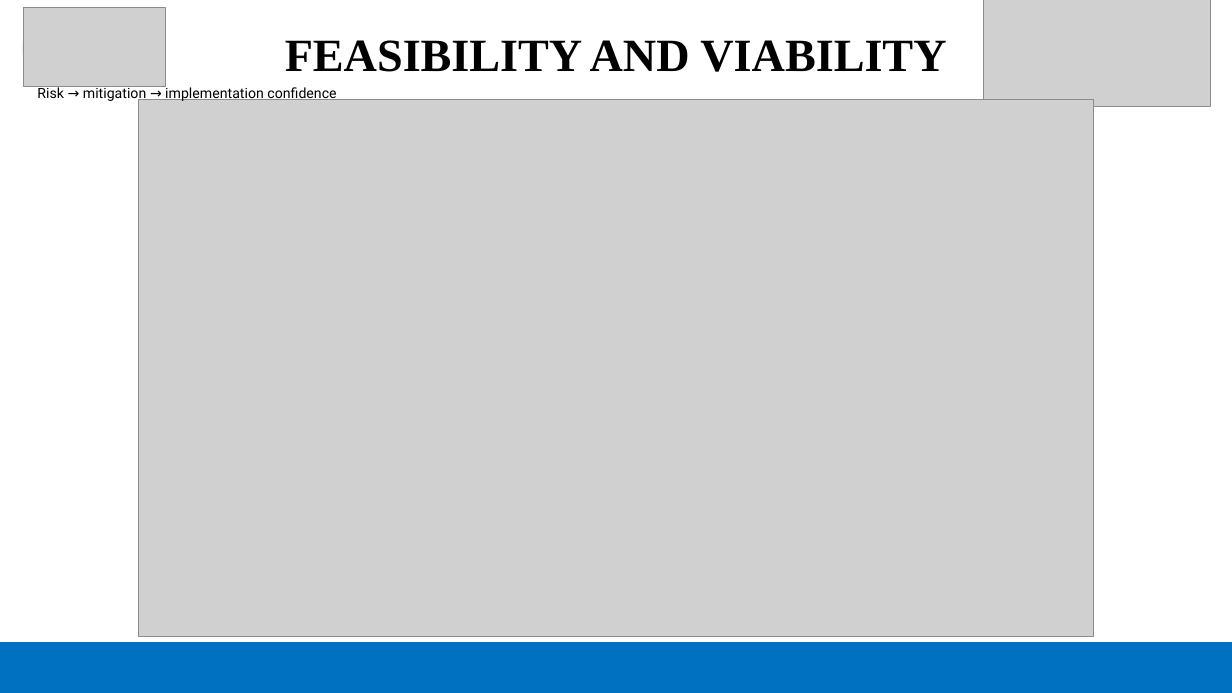
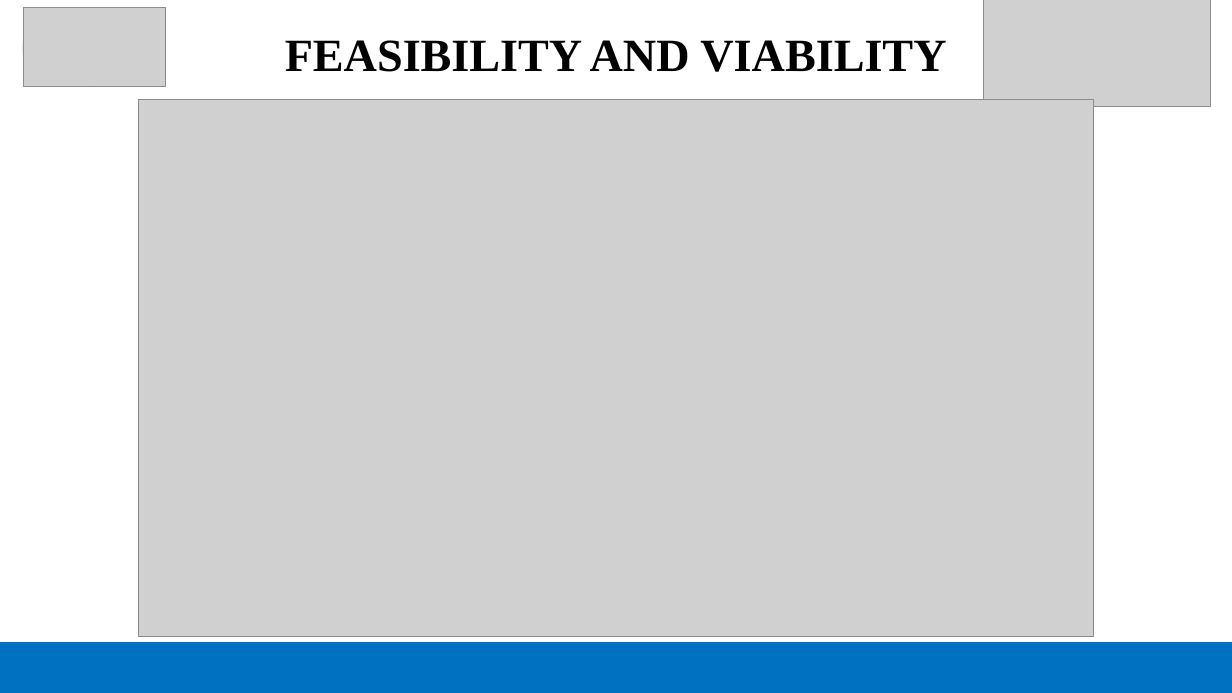
Before and after one commit to Mrfanta-stick/SIH-26106, a slide deck: slide 4 of Submissions/Team_The_Mentalists_SIH26106.pptx. Drawn at 1232x693 pixels with LibreOffice and Linux fonts; fonts in the diff are those of the drawing; grey boxes stand for pictures. Boxes give left, top, right and bottom in pixels: in the first picture for what was removed or moved away, otherwise in the second. Text is boxed around its words. In the diff, an @@ line names an element or a change of style, - is before the commit and + after.

```diff
--- a/Submissions/Team_The_Mentalists_SIH26106.pptx
+++ b/Submissions/Team_The_Mentalists_SIH26106.pptx
@@ text removed at <box>37,84,336,102</box> @@
-Risk → mitigation → implementation confidence
```
Also in this commit, not shown: 5 other slides changed.
